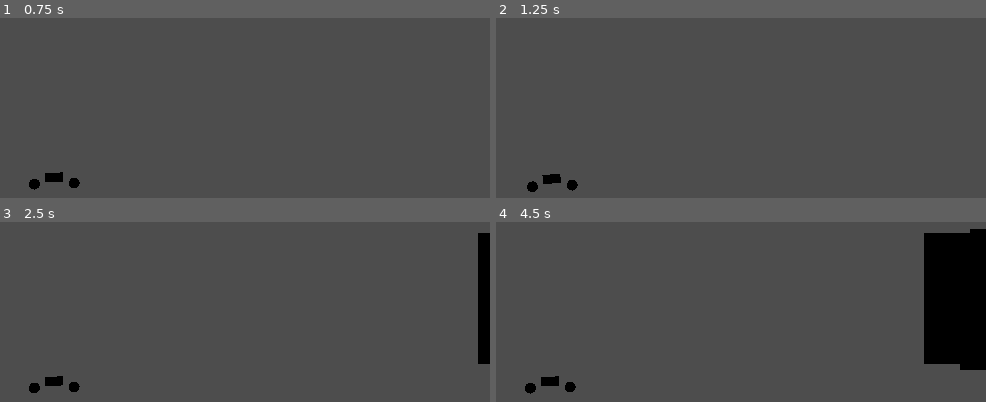
Above: before the commit, frames 1-4 (two rows, left to right).
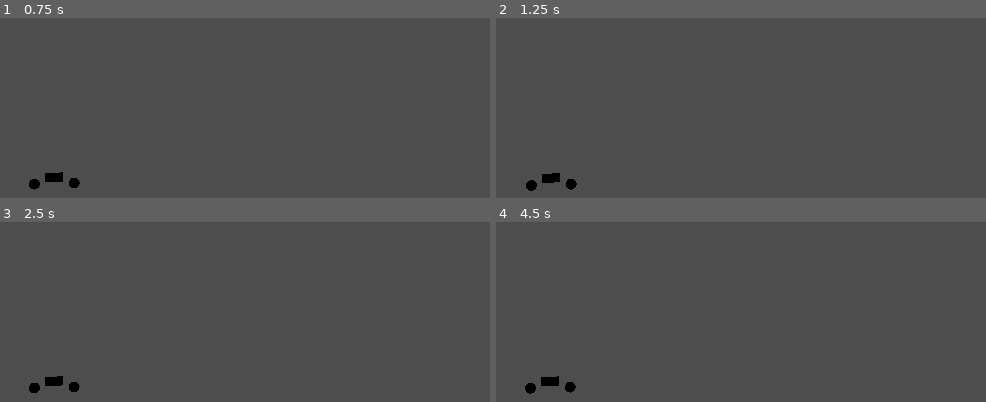
Above: after the commit, the same moments.

Repository: KyleSaki714/brackeysgamejam25-godotgame
Game: Godot game, scene res://Areas/track_creator.tscn
Same seed, same stepped clock (60 frames per second), same inputs: the game is played once before the commit and once after it. This scene is started directly instead of the project's main scene. The engine's default icon, where the game draws it, is replaced by a stand-in: a white triangle on a blue panel in a dark square.
Inputs:
- Up to frame 1 (0.75 s): tap Enter at 0.5 s; hold Up (forward) from 0.53 s (still down)
- Up to frame 2 (1.25 s): keep holding Up (forward); tap Space (jump) at 0.77 s
- Up to frame 3 (2.5 s): tap R (restart) at 1.25, 2 s; tap Space (jump) at 1.52 s; release Up (forward) at 2.03 s; hold Left (tilt left) from 2.03 s (still down)
- Up to frame 4 (4.5 s): tap R (restart) at 2.75 s; tap Space (jump) at 3.02, 3.77 s; release Left (tilt left) at 3.53 s; hold S (backward) 3.53-4.28 s; hold Right (tilt right) from 4.28 s (still down)

Frame 1 is identical in both runs. In frame 2, 0.1% of the frame differs, in the area x 6-17%, y 86-97%; in frame 3, 1.8%; in frame 4, 9.5%, in the area x 5-100%, y 3-96%.

Commit message:
add acceleration to bike

Diff:
--- a/Bike.gd
+++ b/Bike.gd
@@ -1,7 +1,8 @@
 extends VehicleBody3D
 
 @export var MAX_STEER = 0.9
-@export var ENGINE_POWER = 300 # max horsepower
+@export var ENGINE_POWER = 150 # max horsepower
+const ENGINE_ACCEL = 25
 @export var _torquePower = 150 # "tilt" power
 @export var COMSHIFT = 1 # how far from the center the center of mass shifts while tilting
 @export var COMSHIFTACCEL = 0.1 # how fast the center of mass shifts when tilting
@@ -16,7 +17,16 @@
 #}
 
 func _physics_process(delta: float):
-	engine_force = Input.get_axis("backward", "forward") * ENGINE_POWER
+
+	# - GAS -
+	var cycling = Input.get_axis("backward", "forward")
+	if cycling:
+		engine_force += cycling * ENGINE_ACCEL
+		engine_force = clampf(engine_force, ENGINE_POWER * -1, ENGINE_POWER)
+	else:
+		# coasting
+		engine_force = 0
+	#print(engine_force)
 
 	# - TILT -
 	# apply torque
--- a/Bike.tscn
+++ b/Bike.tscn
@@ -4,7 +4,7 @@
 [ext_resource type="Texture2D" uid="uid://du8r73utf7khp" path="res://icon.svg" id="2_3cfmc"]
 
 [sub_resource type="PhysicsMaterial" id="PhysicsMaterial_q1e04"]
-friction = 0.1
+friction = 0.4
 
 [sub_resource type="BoxMesh" id="BoxMesh_b8d4s"]
 size = Vector3(2, 1, 0.5)
@@ -25,7 +25,7 @@
 center_of_mass_mode = 1
 center_of_mass = Vector3(-0.94, 0, 0)
 script = ExtResource("1_i3ogk")
-ENGINE_POWER = 150
+_torquePower = 100
 
 [node name="MeshInstance3D" type="MeshInstance3D" parent="."]
 transform = Transform3D(1, 0, 0, 0, 1, 0, 0, 0, 1, 0, 0.950065, 0)
--- a/World.tscn
+++ b/World.tscn
@@ -14,9 +14,8 @@
 [node name="World" type="Node3D"]
 
 [node name="Bike" parent="." instance=ExtResource("2_pbg5e")]
-transform = Transform3D(1, 0, 0, 0, 1, 0, 0, 0, 1, 5.21796, 0.711944, 0)
+transform = Transform3D(1, 0, 0, 0, 1, 0, 0, 0, 1, 5.21796, -7.38564, 0)
 mass = 20.0
-ENGINE_POWER = 150
 
 [node name="WorldEnvironment" type="WorldEnvironment" parent="."]
 environment = SubResource("Environment_3mh0e")
@@ -34,7 +33,7 @@
 transform = Transform3D(1, 0, 0, 0, 1, 0, 0, 0, 1, 58.9711, -4.87364, 0)
 
 [node name="Area1" parent="AreasContainer" instance=ExtResource("5_icdp7")]
-transform = Transform3D(1, 0, 0, 0, 1, 0, 0, 0, 1, 305.481, -76.2789, 0)
+transform = Transform3D(1, 0, 0, 0, 1, 0, 0, 0, 1, 293.187, -101.936, 0)
 
 [node name="FirstAreaPoint" type="Node3D" parent="AreasContainer"]
 transform = Transform3D(1, 0, 0, 0, 1, 0, 0, 0, 1, 211.907, -69.9431, 0)
